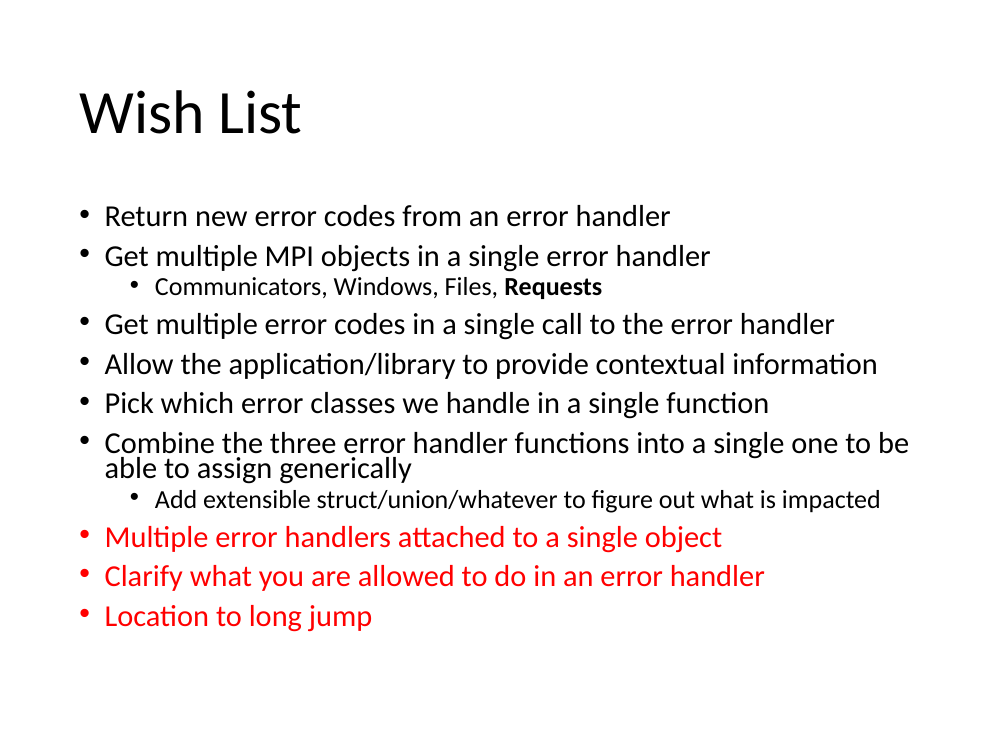
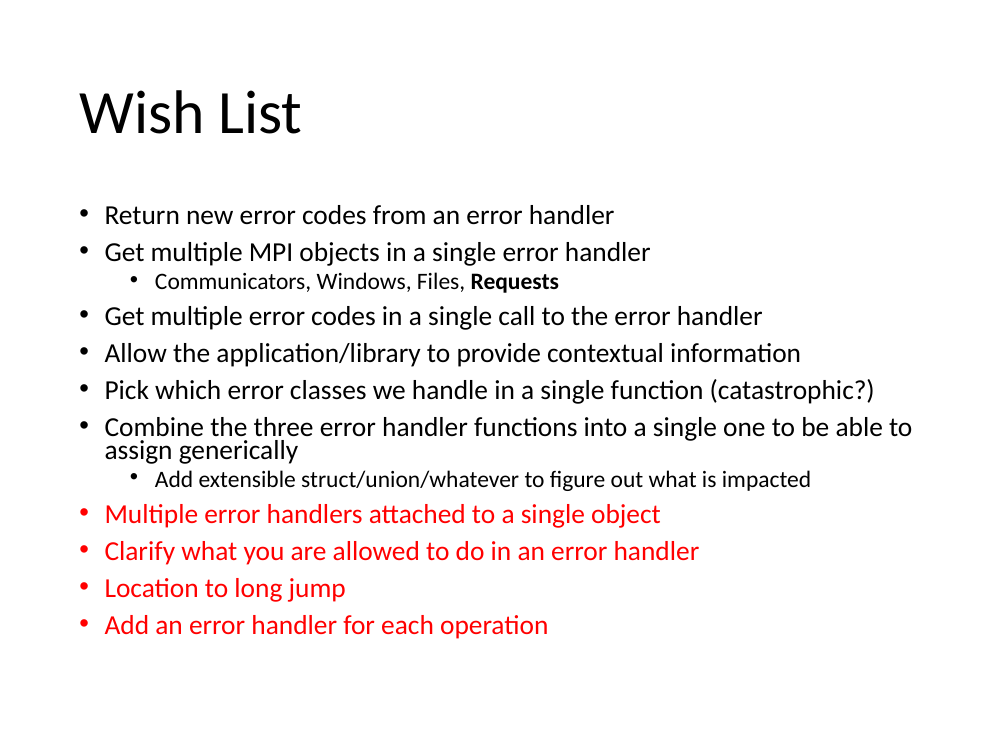
Before and after one commit to mpiwg-ft/ft-issues, a slide deck: slide 3 of slides/2016-03-01-FTWG-Error-Handlers.pptx. Drawn at 1008x756 pixels with LibreOffice and Linux fonts; fonts in the diff are those of the drawing. Boxes give left, top, right and bottom in pixels: in the first picture for what was removed or moved away, otherwise in the second. Text is boxed around its words. In the diff, an @@ line names an element or a change of style, - is before the commit and + after.

```diff
--- a/slides/2016-03-01-FTWG-Error-Handlers.pptx
+++ b/slides/2016-03-01-FTWG-Error-Handlers.pptx
@@ text at [105,205,912,602]: size 21.7 to 19.6 pt in "Return new error codes from an error ...", "Get multiple MPI objects in a single ...", "Get multiple error codes in a single ...", "Allow the application/library to provide contextual informat ..." and 4 more places; size 18.6 to 16.8 pt in "Communicators, Windows, Files, Requests", "Add extensible struct/union/whatever to figure out what ..." @@
@@ text at [105,379,875,404]: text changed; size 21.7 to 19.6 pt @@
-• Pick which error classes we handle in a single function
+• Pick which error classes we handle in a single function (catastrophic?)
@@ text at [105,615,548,639]: paragraph added @@
+• Add an error handler for each operation
```
Also in this commit, not shown: 1 other file.
